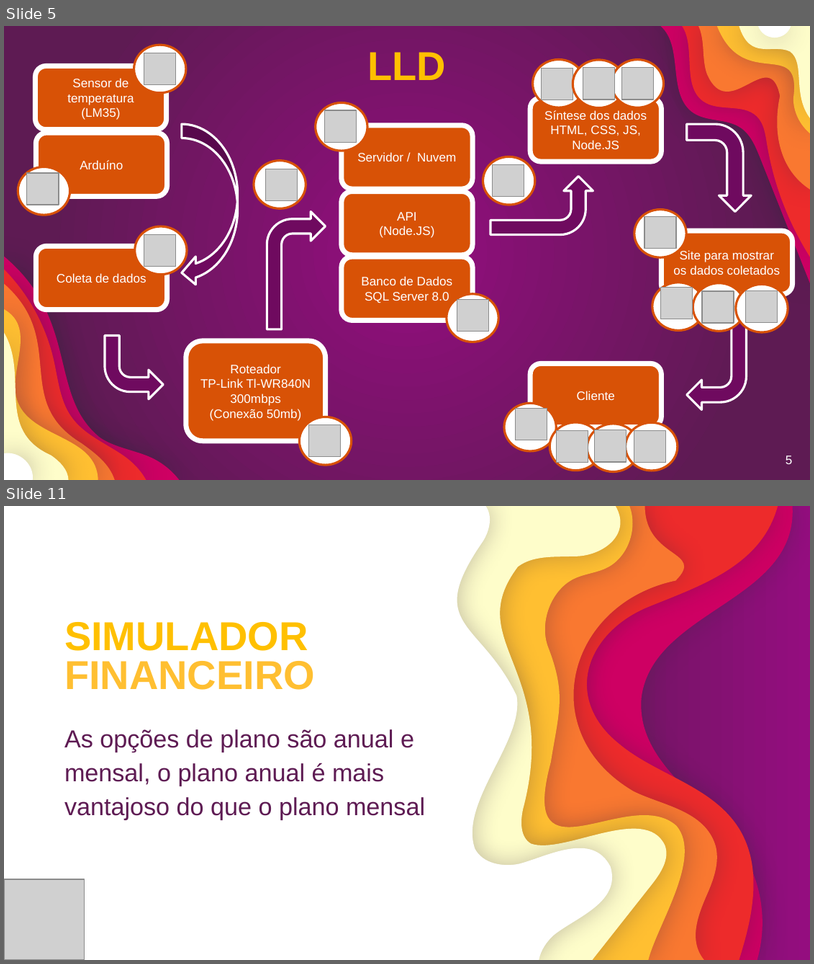
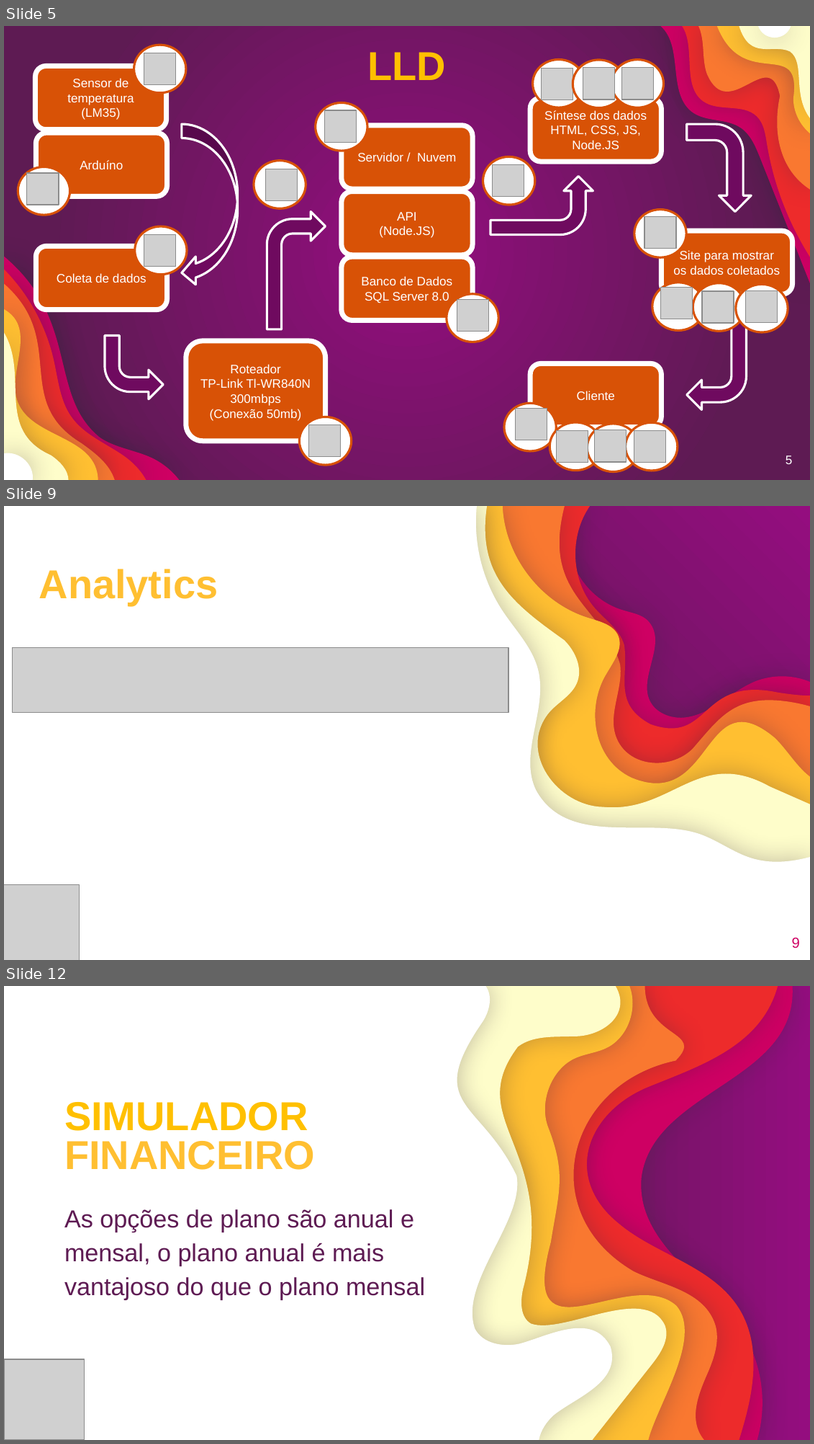
Before and after one commit to GustavoQuaresma/TECCHICKEN-DOCUMENTACAO, a slide deck: SPRINT2/slide pi - Copia.pptx. Shown one above the other, each under a label of ours: slides 5 and 11 before the commit, slides 5, 9 and 12 after it; the slides between them are not shown. The pictures are 814x964 and 814x1444 pixels, drawn with LibreOffice and Linux fonts; fonts in the diff are those of the drawing; grey boxes stand for pictures. Boxes give left, top, right and bottom in pixels: in the first picture for what was removed or moved away, otherwise in the second. Text is boxed around its words. In the diff, an @@ line names an element or a change of style, - is before the commit and + after.

```diff
--- a/SPRINT2/slide pi - Copia.pptx
+++ b/SPRINT2/slide pi - Copia.pptx
@@ slide 9 added at [4,506,810,960], background gradient #940D7F to #5E1B53 @@
@@ group added at [4,506,810,960]: 6 freeform shapes @@
@@ title added at [39,569,219,605], 36 pt, text #FFBF31, bold @@
+Analytics
@@ picture added at [13,647,509,713] @@
@@ picture added at [4,884,79,960] @@
@@ page number added at [792,937,800,948], 13 pt, text #CE0063 @@
+9
@@ what was slide 11 is now slide 12 @@
```
Also in this commit, not shown: 3 slides changed, 2 other slides added, 2 slides removed.
